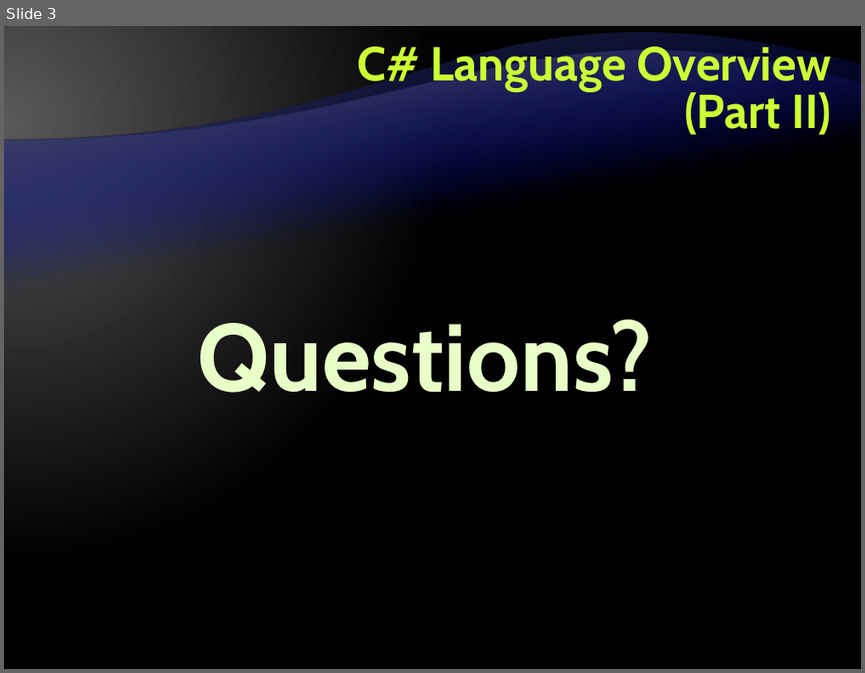
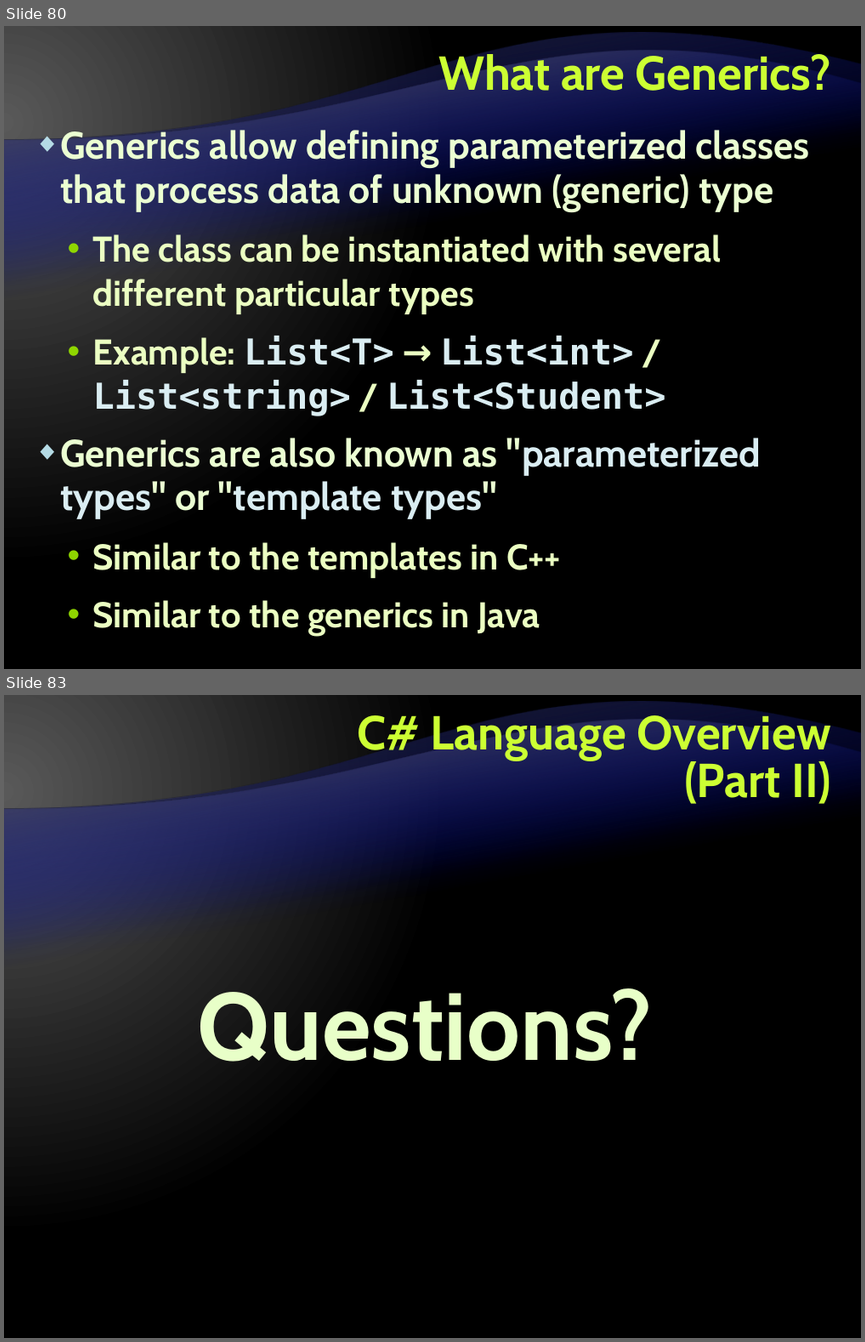
Before and after one commit to Graveheart/aspnetcourse, a slide deck: lectures/3. C# Language Overview - Part II.pptx. Shown one above the other, each under a label of ours: slide 3 before the commit, slides 80 and 83 after it; the slides between them are not shown. The pictures are 865x673 and 865x1342 pixels, drawn with LibreOffice and Linux fonts; fonts in the diff are those of the drawing; background and template pictures are left out. Boxes give left, top, right and bottom in pixels: in the first picture for what was removed or moved away, otherwise in the second. Text is boxed around its words. In the diff, an @@ line names an element or a change of style, - is before the commit and + after.

```diff
--- a/lectures/3. C# Language Overview - Part II.pptx
+++ b/lectures/3. C# Language Overview - Part II.pptx
@@ slide 80 added at (4, 26, 861, 669), background gradient #595959 to #000000; not listed: 2 template elements that a slide beside it also shows @@
@@ title added at (438, 50, 831, 91), 40 pt, text #CCFF33, bold @@
+What are Generics?
@@ text added at (60, 127, 810, 635), 30 pt, text #EBFFC2, bold @@
+◆ Generics allow defining parameterized classes that process data of unknown (generic) type
+  • The class can be instantiated with several different particular types
+  • Example: List<T> → List<int> / List<string> / List<Student>
+◆ Generics are also known as "parameterized types" or "template types"
+  • Similar to the templates in C++
+  • Similar to the generics in Java
@@ what was slide 3 is now slide 83 @@
```
Also in this commit, not shown: 1 slide changed, 80 other slides added, 1 slide removed.
